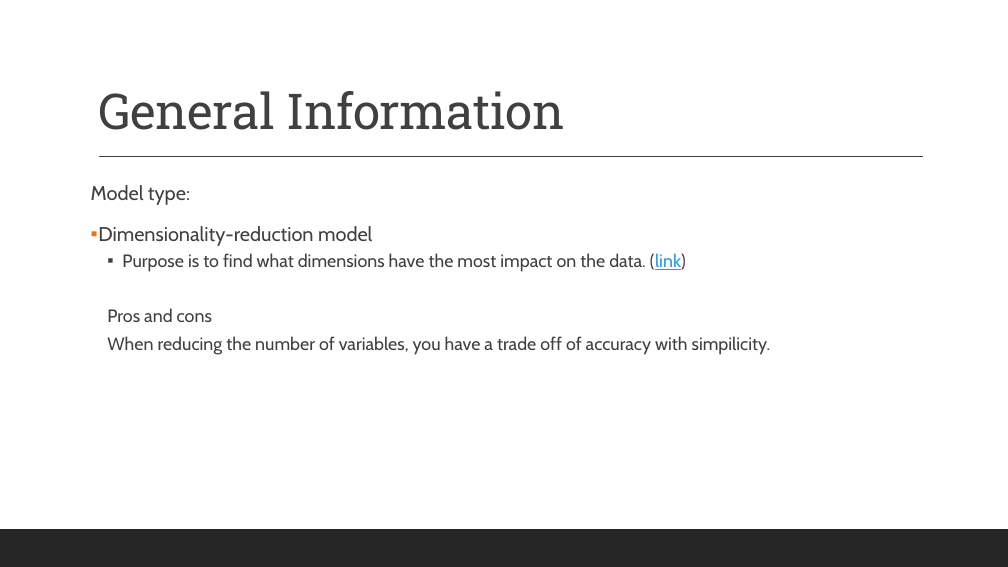
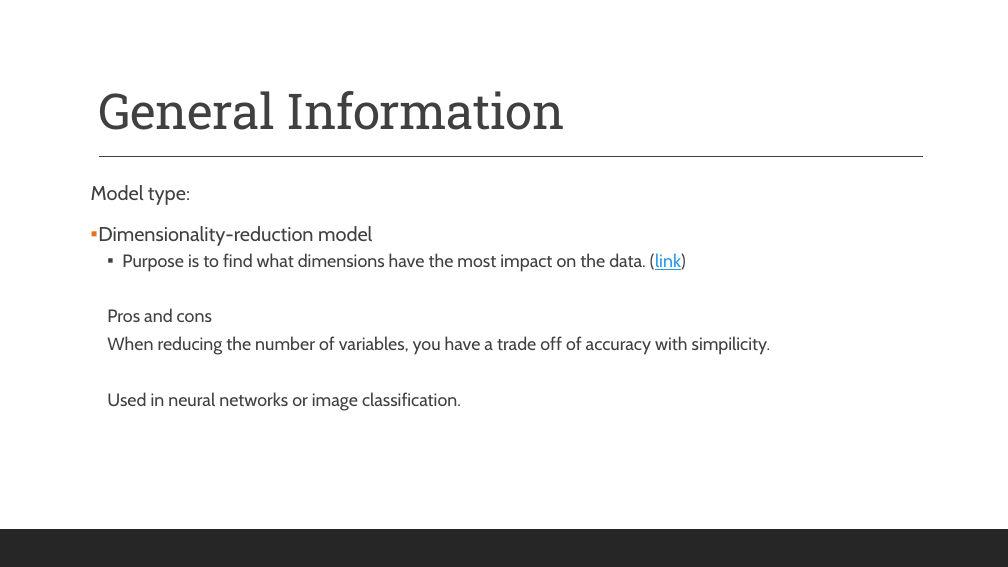
Before and after one commit to magoodsell/goody, a slide deck: slide 3 of Notes/Principal_Component_Analysis.pptx. Drawn at 1008x567 pixels with LibreOffice and Linux fonts; fonts in the diff are those of the drawing. Boxes give left, top, right and bottom in pixels: in the first picture for what was removed or moved away, otherwise in the second. Text is boxed around its words. In the diff, an @@ line names an element or a change of style, - is before the commit and + after.

Commit message:
Updated with links and more information focused on eigenvalues and eigenvectors.

```diff
--- a/Notes/Principal_Component_Analysis.pptx
+++ b/Notes/Principal_Component_Analysis.pptx
@@ text at (x1=107, y1=392, x2=461, y2=411): paragraph added @@
+  Used in neural networks or image classification.
```
Also in this commit, not shown: 3 other slides changed, 3 slides added.
